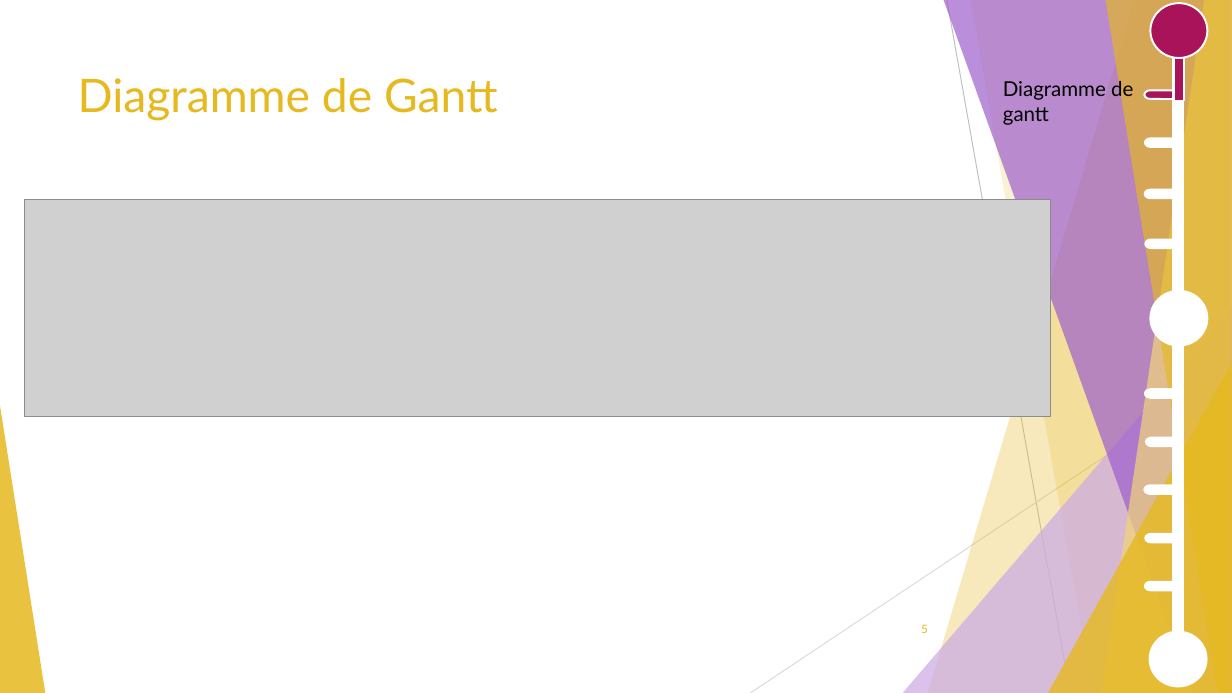
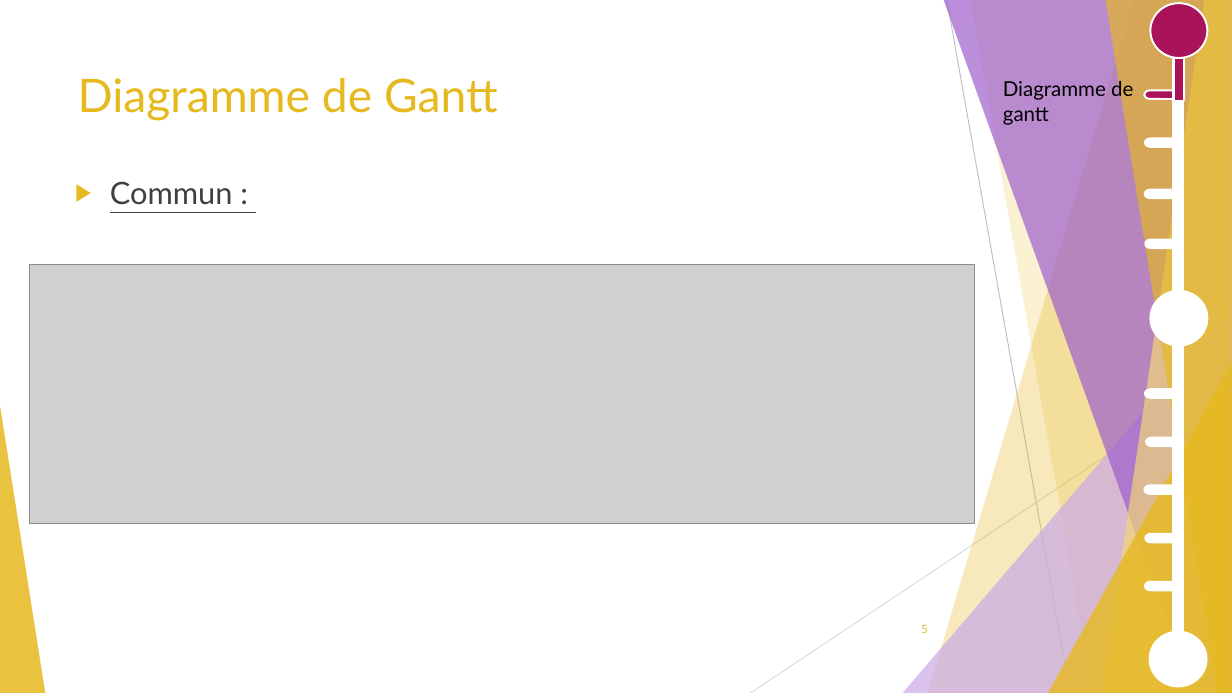
Before and after one commit to GuiguiMvn/Systeme-Escape-Game-Telethon, a slide deck: slide 5 of Cyril/Diapositives/Projet Théléton REVUE 2.pptx. Drawn at 1232x693 pixels with LibreOffice and Linux fonts; fonts in the diff are those of the drawing; grey boxes stand for pictures. Boxes give left, top, right and bottom in pixels: in the first picture for what was removed or moved away, otherwise in the second. Text is boxed around its words. In the diff, an @@ line names an element or a change of style, - is before the commit and + after.

Commit message:
Maj diapo et diagramme de séquence

```diff
--- a/Cyril/Diapositives/Projet Théléton REVUE 2.pptx
+++ b/Cyril/Diapositives/Projet Théléton REVUE 2.pptx
@@ text added at (110,181,233,205), 24 pt, text #404040, underline @@
+▶ Commun :
@@ picture: place and size @@
-picture at (25,200,1051,417)
+picture at (30,264,974,524)
```
Also in this commit, not shown: 15 other slides changed, 3 slides removed, 3 other files.
